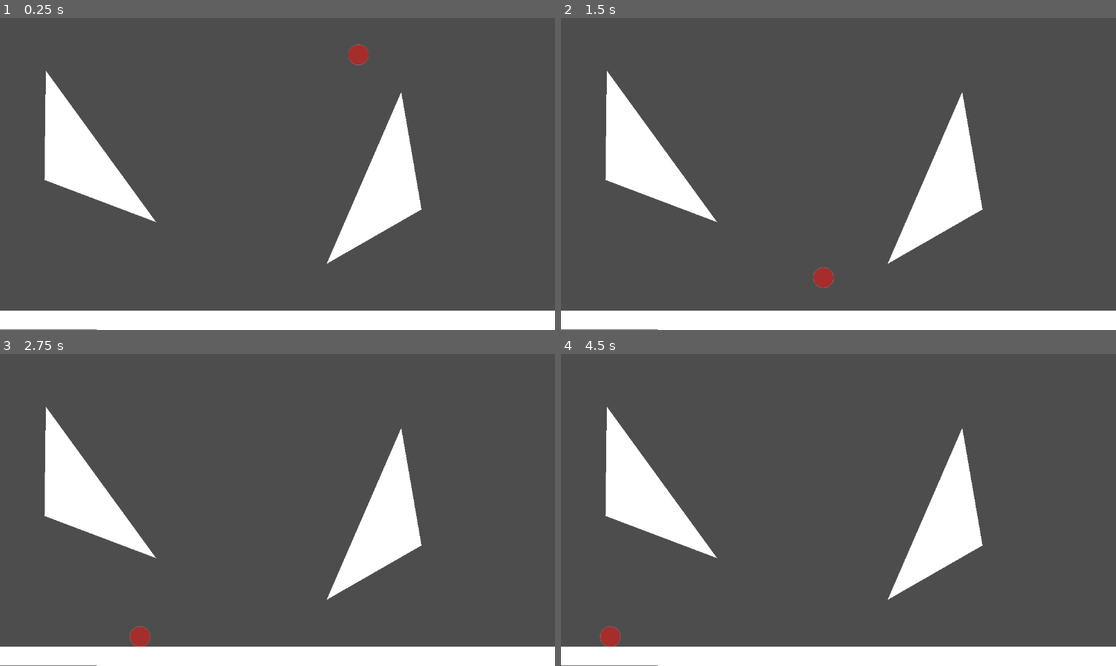
Above: before the commit, frames 1-4 (two rows, left to right).
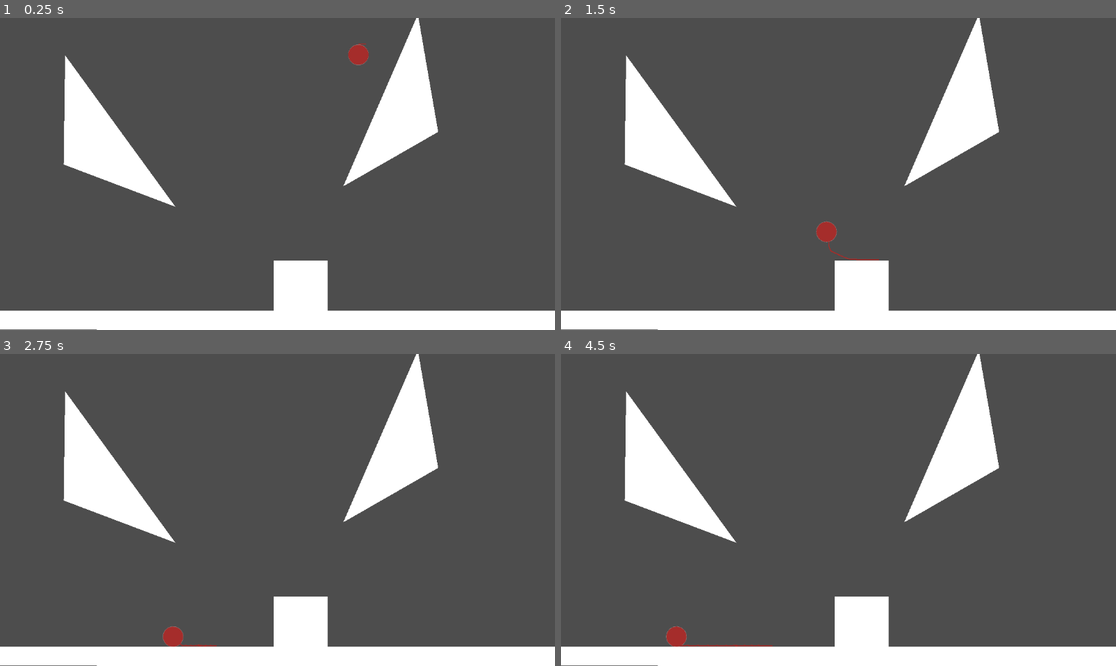
Above: after the commit, the same moments.

Repository: Musa-E/CS422---Group-Project
Game: Godot game, scene res://Yarn/TestYarnScene.tscn
Same seed, same stepped clock (60 frames per second), same inputs: the game is played once before the commit and once after it.
Inputs (mouse positions are in pixels of both pictures, inside the frame that each line leads up to):
- Up to frame 1 (0.25 s): no input
- Up to frame 2 (1.5 s): tap Enter (ui_accept) at 0.5, 0.77 s; move the mouse to (960, 158) at 0.52 s; hold Right (ui_right) from 0.53 s (still down); click (960, 158) at 0.67 s; move the mouse to (727, 189) at 1.27 s
- Up to frame 3 (2.75 s): tap Enter (ui_accept) at 1.52 s; move the mouse to (333, 441) at 2.02 s; release Right (ui_right) at 2.03 s; hold Left (ui_left) from 2.03 s (still down)
- Up to frame 4 (4.5 s): move the mouse to (810, 572) at 2.77 s; release Left (ui_left) at 2.78 s; hold Right (ui_right) 2.78-4.28 s; click (810, 572) at 2.92 s; tap Enter (ui_accept) at 3.02, 3.77 s; move the mouse to (1005, 556) at 3.52 s; move the mouse to (672, 463) at 4.27 s; hold Left (ui_left) from 4.28 s (still down)

The runs differ from the first frame. In frame 1, 12% of the frame differs, in the area x 8-79%, y 0-94%; in frame 2, 12%; in frame 3, 12%; in frame 4, 12%, in the area x 7-79%, y 0-94%.

Commit message:
Updated yarn to use softbody library instead with some tweaks

Diff:
--- /dev/null
+++ b/catandyarn/Yarn/RopeSegment.tscn
@@ -0,0 +1,230 @@
+[gd_scene load_steps=10 format=3 uid="uid://6uvprn8e6ydi"]
+
+[ext_resource type="Texture2D" uid="uid://clcf63l3u6nce" path="res://Yarn/rectangletext.png" id="1_a4hv1"]
+[ext_resource type="Script" path="res://addons/softbody2d/softbody2d.gd" id="2_co6v7"]
+[ext_resource type="PhysicsMaterial" uid="uid://chivuxajqnrq0" path="res://Yarn/YarnRopePhysMaterial.tres" id="3_oyien"]
+
+[sub_resource type="SkeletonModification2DLookAt" id="SkeletonModification2DLookAt_4ieec"]
+resource_local_to_scene = true
+bone_index = 0
+bone2d_node = NodePath("Bone-0")
+target_nodepath = NodePath("Bone-1")
+editor/draw_gizmo = false
+
+[sub_resource type="SkeletonModification2DLookAt" id="SkeletonModification2DLookAt_8wm3i"]
+resource_local_to_scene = true
+bone_index = 1
+bone2d_node = NodePath("Bone-1")
+target_nodepath = NodePath("Bone-2")
+editor/draw_gizmo = false
+
+[sub_resource type="SkeletonModification2DLookAt" id="SkeletonModification2DLookAt_mu2x7"]
+resource_local_to_scene = true
+bone_index = 2
+bone2d_node = NodePath("Bone-2")
+target_nodepath = NodePath("Bone-3")
+editor/draw_gizmo = false
+
+[sub_resource type="SkeletonModification2DLookAt" id="SkeletonModification2DLookAt_qaeog"]
+resource_local_to_scene = true
+bone_index = 3
+bone2d_node = NodePath("Bone-3")
+target_nodepath = NodePath("Bone-2")
+editor/draw_gizmo = false
+
+[sub_resource type="SkeletonModificationStack2D" id="SkeletonModificationStack2D_3hbvn"]
+resource_local_to_scene = true
+enabled = true
+modification_count = 4
+modifications/0 = SubResource("SkeletonModification2DLookAt_4ieec")
+modifications/1 = SubResource("SkeletonModification2DLookAt_8wm3i")
+modifications/2 = SubResource("SkeletonModification2DLookAt_mu2x7")
+modifications/3 = SubResource("SkeletonModification2DLookAt_qaeog")
+
+[sub_resource type="RectangleShape2D" id="RectangleShape2D_d5l47"]
+resource_local_to_scene = true
+size = Vector2(4, 4)
+
+[node name="SoftBody2D" type="Polygon2D"]
+color = Color(0.647059, 0.176471, 0.168627, 1)
+texture = ExtResource("1_a4hv1")
+skeleton = NodePath("Skeleton2D")
+polygon = PackedVector2Array(0, 2, 16, 2, 16, 0, 0, 0, 2.5, 2, 0, 2, 0, 0, 2.5, 0, 7.5, 2, 5, 2, 5, 0, 7.5, 0, 5, 2, 2.5, 2, 2.5, 0, 5, 0, 12.5, 2, 10, 2, 10, 0, 12.5, 0, 10, 2, 7.5, 2, 7.5, 0, 10, 0, 16, 2, 15, 2, 15, 0, 16, 0, 15, 2, 12.5, 2, 12.5, 0, 15, 0)
+polygons = [PackedInt32Array(7, 4, 5), PackedInt32Array(5, 6, 7), PackedInt32Array(11, 8, 9), PackedInt32Array(9, 10, 11), PackedInt32Array(15, 12, 13), PackedInt32Array(13, 14, 15), PackedInt32Array(19, 16, 17), PackedInt32Array(17, 18, 19), PackedInt32Array(23, 20, 21), PackedInt32Array(21, 22, 23), PackedInt32Array(27, 24, 25), PackedInt32Array(25, 26, 27), PackedInt32Array(31, 28, 29), PackedInt32Array(29, 30, 31)]
+bones = ["Bone-0", PackedFloat32Array(1, 0, 0, 1, 1, 1, 1, 1, 0, 0, 0, 0, 0, 1, 1, 0, 0, 0, 0, 0, 0, 0, 0, 0, 0, 0, 0, 0, 0, 0, 0, 0), "Bone-1", PackedFloat32Array(0, 0, 0, 0, 1, 0, 0, 1, 1, 1, 1, 1, 1, 1, 1, 1, 0, 0, 0, 0, 0, 1, 1, 0, 0, 0, 0, 0, 0, 0, 0, 0), "Bone-2", PackedFloat32Array(0, 0, 0, 0, 0, 0, 0, 0, 1, 0, 0, 1, 0, 0, 0, 0, 1, 1, 1, 1, 1, 1, 1, 1, 0, 0, 0, 0, 0, 1, 1, 0), "Bone-3", PackedFloat32Array(0, 1, 1, 0, 0, 0, 0, 0, 0, 0, 0, 0, 0, 0, 0, 0, 1, 0, 0, 1, 0, 0, 0, 0, 1, 1, 1, 1, 1, 1, 1, 1)]
+internal_vertex_count = 28
+script = ExtResource("2_co6v7")
+vertex_interval = 5
+min_area = 0.1
+radius = 4
+margin_offset_edge = 1.0
+mass = 0.01
+collision_layer = 4
+physics_material_override = ExtResource("3_oyien")
+
+[node name="Skeleton2D" type="Skeleton2D" parent="."]
+visible = false
+modification_stack = SubResource("SkeletonModificationStack2D_3hbvn")
+
+[node name="Bone-0" type="Bone2D" parent="Skeleton2D"]
+position = Vector2(2.25, 1)
+rest = Transform2D(1, 0, 0, 1, 2.25, 1)
+auto_calculate_length_and_angle = false
+length = 5.0
+bone_angle = 0.0
+metadata/vert_owned = [4, 5, 6, 7]
+metadata/idx = 0
+metadata/connected_nodes_paths = [NodePath("Bone-1")]
+metadata/connected_nodes_idx = [1]
+metadata/_local_pose_override_enabled_ = true
+
+[node name="Bone-1" type="Bone2D" parent="Skeleton2D"]
+position = Vector2(6, 1)
+rest = Transform2D(1, 0, 0, 1, 6, 1)
+auto_calculate_length_and_angle = false
+length = 5.0
+bone_angle = 0.0
+metadata/vert_owned = [8, 9, 10, 11, 12, 13, 14, 15]
+metadata/idx = 1
+metadata/connected_nodes_paths = [NodePath("Bone-0"), NodePath("Bone-2")]
+metadata/connected_nodes_idx = [0, 2]
+metadata/_local_pose_override_enabled_ = true
+
+[node name="Bone-2" type="Bone2D" parent="Skeleton2D"]
+position = Vector2(9, 1)
+rest = Transform2D(1, 0, 0, 1, 9, 1)
+auto_calculate_length_and_angle = false
+length = 5.0
+bone_angle = 0.0
+metadata/vert_owned = [16, 17, 18, 19, 20, 21, 22, 23]
+metadata/idx = 2
+metadata/connected_nodes_paths = [NodePath("Bone-1"), NodePath("Bone-3")]
+metadata/connected_nodes_idx = [1, 3]
+metadata/_local_pose_override_enabled_ = true
+
+[node name="Bone-3" type="Bone2D" parent="Skeleton2D"]
+position = Vector2(13.25, 1)
+rotation = -3.14159
+rest = Transform2D(-1, -8.74228e-08, 8.74228e-08, -1, 13.25, 1)
+auto_calculate_length_and_angle = false
+length = 5.0
+bone_angle = 0.0
+metadata/vert_owned = [24, 25, 26, 27, 28, 29, 30, 31]
+metadata/idx = 3
+metadata/connected_nodes_paths = [NodePath("Bone-2")]
+metadata/connected_nodes_idx = [2]
+metadata/_local_pose_override_enabled_ = true
+
+[node name="Bone-0" type="RigidBody2D" parent="."]
+position = Vector2(2.25, 1)
+collision_layer = 4
+mass = 0.01
+physics_material_override = ExtResource("3_oyien")
+metadata/idx = 0
+metadata/bone_name = &"Bone-0"
+
+[node name="RectangleShape2D" type="CollisionShape2D" parent="Bone-0"]
+visible = false
+shape = SubResource("RectangleShape2D_d5l47")
+
+[node name="RemoteTransform2D" type="RemoteTransform2D" parent="Bone-0"]
+visible = false
+remote_path = NodePath("../../Skeleton2D/Bone-0")
+update_rotation = false
+update_scale = false
+
+[node name="Joint2D-Bone-0-Bone-1" type="PinJoint2D" parent="Bone-0"]
+visible = false
+rotation = -1.5708
+node_a = NodePath("..")
+node_b = NodePath("../../Bone-1")
+softness = 60.0
+
+[node name="Bone-1" type="RigidBody2D" parent="."]
+position = Vector2(6, 1)
+collision_layer = 4
+mass = 0.01
+physics_material_override = ExtResource("3_oyien")
+metadata/idx = 1
+metadata/bone_name = &"Bone-1"
+
+[node name="RectangleShape2D" type="CollisionShape2D" parent="Bone-1"]
+visible = false
+shape = SubResource("RectangleShape2D_d5l47")
+
+[node name="RemoteTransform2D" type="RemoteTransform2D" parent="Bone-1"]
+visible = false
+remote_path = NodePath("../../Skeleton2D/Bone-1")
+update_rotation = false
+update_scale = false
+
+[node name="Joint2D-Bone-1-Bone-0" type="PinJoint2D" parent="Bone-1"]
+visible = false
+rotation = 1.5708
+node_a = NodePath("..")
+node_b = NodePath("../../Bone-0")
+softness = 60.0
+
+[node name="Joint2D-Bone-1-Bone-2" type="PinJoint2D" parent="Bone-1"]
+visible = false
+rotation = -1.5708
+node_a = NodePath("..")
+node_b = NodePath("../../Bone-2")
+softness = 60.0
+
+[node name="Bone-2" type="RigidBody2D" parent="."]
+position = Vector2(9, 1)
+collision_layer = 4
+mass = 0.01
+physics_material_override = ExtResource("3_oyien")
+metadata/idx = 2
+metadata/bone_name = &"Bone-2"
+
+[node name="RectangleShape2D" type="CollisionShape2D" parent="Bone-2"]
+visible = false
+shape = SubResource("RectangleShape2D_d5l47")
+
+[node name="RemoteTransform2D" type="RemoteTransform2D" parent="Bone-2"]
+visible = false
+remote_path = NodePath("../../Skeleton2D/Bone-2")
+update_rotation = false
+update_scale = false
+
+[node name="Joint2D-Bone-2-Bone-1" type="PinJoint2D" parent="Bone-2"]
+visible = false
+rotation = 1.5708
+node_a = NodePath("..")
+node_b = NodePath("../../Bone-1")
+softness = 60.0
+
+[node name="Joint2D-Bone-2-Bone-3" type="PinJoint2D" parent="Bone-2"]
+visible = false
+rotation = -1.5708
+node_a = NodePath("..")
+node_b = NodePath("../../Bone-3")
+softness = 60.0
+
+[node name="Bone-3" type="RigidBody2D" parent="."]
+position = Vector2(13.25, 1)
+collision_layer = 4
+mass = 0.01
+physics_material_override = ExtResource("3_oyien")
+metadata/idx = 3
+metadata/bone_name = &"Bone-3"
+
+[node name="RectangleShape2D" type="CollisionShape2D" parent="Bone-3"]
+visible = false
+shape = SubResource("RectangleShape2D_d5l47")
+
+[node name="RemoteTransform2D" type="RemoteTransform2D" parent="Bone-3"]
+visible = false
+remote_path = NodePath("../../Skeleton2D/Bone-3")
+update_rotation = false
+update_scale = false
+
+[node name="Joint2D-Bone-3-Bone-2" type="PinJoint2D" parent="Bone-3"]
+visible = false
+rotation = 1.5708
+node_a = NodePath("..")
+node_b = NodePath("../../Bone-2")
+softness = 60.0
--- a/catandyarn/Yarn/TestYarnScene.tscn
+++ b/catandyarn/Yarn/TestYarnScene.tscn
@@ -1,9 +1,12 @@
-[gd_scene load_steps=3 format=3 uid="uid://dvnqws00oiiv"]
+[gd_scene load_steps=4 format=3 uid="uid://dvnqws00oiiv"]
 
 [ext_resource type="PackedScene" uid="uid://bax30g2jqvhsw" path="res://Yarn/Yarn.tscn" id="1_6labo"]
 
 [sub_resource type="RectangleShape2D" id="RectangleShape2D_md0fi"]
 size = Vector2(1152.25, 40)
+
+[sub_resource type="RectangleShape2D" id="RectangleShape2D_1nmsi"]
+size = Vector2(112, 104)
 
 [node name="TestYarnScene" type="Node2D"]
 
@@ -13,7 +16,7 @@
 [node name="LevelGeometry" type="Node2D" parent="."]
 
 [node name="StaticBody2D" type="StaticBody2D" parent="LevelGeometry"]
-position = Vector2(-1.90735e-06, -7.62939e-06)
+position = Vector2(40, -32)
 metadata/_edit_lock_ = true
 
 [node name="CollisionPolygon2D" type="CollisionPolygon2D" parent="LevelGeometry/StaticBody2D"]
@@ -29,16 +32,14 @@
 metadata/_edit_lock_ = true
 
 [node name="StaticBody2D3" type="StaticBody2D" parent="LevelGeometry"]
-position = Vector2(632, 648)
+position = Vector2(728, 416)
 rotation = -2.10312
 
 [node name="CollisionPolygon2D" type="CollisionPolygon2D" parent="LevelGeometry/StaticBody2D3"]
-position = Vector2(30, 89)
 scale = Vector2(0.86758, 0.886719)
 polygon = PackedVector2Array(73.7684, 22.5551, 335.416, 374.414, 72.6158, 279.683)
 
 [node name="Polygon2D" type="Polygon2D" parent="LevelGeometry/StaticBody2D3"]
-position = Vector2(30, 89)
 scale = Vector2(0.86758, 0.886719)
 polygon = PackedVector2Array(75, 23, 338.874, 377.797, 72, 279)
 
@@ -56,3 +57,13 @@
 scale = Vector2(0.86758, 0.886719)
 polygon = PackedVector2Array(1401.6, 234.573, 1401.6, 279.683, 72, 279, 73.7684, 234.573)
 metadata/_edit_lock_ = true
+
+[node name="StaticBody2D4" type="StaticBody2D" parent="LevelGeometry"]
+position = Vector2(552, 536)
+
+[node name="CollisionShape2D" type="CollisionShape2D" parent="LevelGeometry/StaticBody2D4"]
+position = Vector2(72, 20)
+shape = SubResource("RectangleShape2D_1nmsi")
+
+[node name="Polygon2D" type="Polygon2D" parent="LevelGeometry/StaticBody2D4"]
+polygon = PackedVector2Array(16, -32, 128, -32, 128, 72, 16, 72)
--- a/catandyarn/Yarn/Yarn.tscn
+++ b/catandyarn/Yarn/Yarn.tscn
@@ -1,7 +1,8 @@
-[gd_scene load_steps=6 format=3 uid="uid://bax30g2jqvhsw"]
+[gd_scene load_steps=7 format=3 uid="uid://bax30g2jqvhsw"]
 
 [ext_resource type="Script" path="res://Yarn/yarn.gd" id="1_2qhvn"]
 [ext_resource type="PhysicsMaterial" uid="uid://br8tjtpp4pch2" path="res://Yarn/YarnPhysicsMaterialBase.tres" id="1_22b5o"]
+[ext_resource type="PackedScene" uid="uid://6uvprn8e6ydi" path="res://Yarn/RopeSegment.tscn" id="3_fcxrx"]
 
 [sub_resource type="CircleShape2D" id="CircleShape2D_ocehp"]
 radius = 21.0238
@@ -15,12 +16,17 @@
 fill = 1
 fill_from = Vector2(0.5, 0.5)
 
-[node name="YarnRoot" type="Node2D"]
+[node name="YarnRoot" type="Node2D" node_paths=PackedStringArray("joint_parent")]
+script = ExtResource("1_2qhvn")
+rope_segment_scene = ExtResource("3_fcxrx")
+rope_segment_length = 5.0
+rope_segment_height = 1.0
+joint_parent = NodePath("Joint")
 
 [node name="Yarn" type="RigidBody2D" parent="."]
+collision_layer = 2
+mass = 3.0
 physics_material_override = ExtResource("1_22b5o")
-script = ExtResource("1_2qhvn")
-rope_segment_length = 0.5
 metadata/_edit_lock_ = true
 
 [node name="CollisionShape2D" type="CollisionShape2D" parent="Yarn"]
@@ -31,18 +37,12 @@
 texture = SubResource("GradientTexture2D_nalxt")
 metadata/_edit_lock_ = true
 
-[node name="StringSegments" type="Node2D" parent="Yarn"]
-metadata/_edit_lock_ = true
-
-[node name="VelocityDirection" type="Node2D" parent="."]
-visible = false
-
-[node name="PinJoint2D" type="PinJoint2D" parent="VelocityDirection"]
-position = Vector2(20, 0)
-node_a = NodePath("../../Yarn")
-
 [node name="Joint" type="Node2D" parent="."]
 
 [node name="PinJoint2D" type="PinJoint2D" parent="Joint"]
 position = Vector2(-8.74228e-07, -20)
 node_a = NodePath("../../Yarn")
+node_b = NodePath("../SoftBody2D/Bone-0")
+
+[node name="SoftBody2D" parent="Joint" instance=ExtResource("3_fcxrx")]
+position = Vector2(0, -23)
--- /dev/null
+++ b/catandyarn/Yarn/YarnRopePhysMaterial.tres
@@ -0,0 +1,5 @@
+[gd_resource type="PhysicsMaterial" format=3 uid="uid://chivuxajqnrq0"]
+
+[resource]
+friction = 0.2
+absorbent = true
--- a/catandyarn/Yarn/yarn.gd
+++ b/catandyarn/Yarn/yarn.gd
@@ -1,53 +1,60 @@
-extends RigidBody2D
+extends Node2D
 
-# todo:: Help me
-@export_range(0, 2) var rope_segment_length: float
+@export var rope_segment_scene: PackedScene = null
+# todo:: Get rope working then adjust the
+@export var rope_segment_length: float
 @export_range(0, 1) var rope_segment_height: float
-@onready var collision_circle: CircleShape2D = $CollisionShape2D.shape
-@onready var joint: Node2D = $"../Joint"
-@onready var velocity_dir: Node2D = $"../VelocityDirection"
-@onready var string_segments := $StringSegments
-@onready var rope_segments: Array[RigidBody2D] = []
+@export var joint_parent: Node2D
+@onready var initial_rope_segment: SoftBody2D = $"Joint/SoftBody2D"
+@onready var initial_joint: PinJoint2D = $"Joint/PinJoint2D"
+@onready var rope_segments: Array[SoftBody2D] = []
 @onready var debug_segments: int = 0
+@onready var yarn_body_component: RigidBody2D = $"Yarn"
 
+var last_rotation = 0
 
-var last_rotation = Vector2.ZERO
+func _ready() -> void:
+	# set initial rope segment
+	rope_segments.append(initial_rope_segment)
+	initial_joint.node_a = yarn_body_component.get_path() # we are on the yarn
+	initial_joint.node_b = initial_rope_segment.get_node("Bone-0").get_path()
 
-func create_new_rope_segment(size: Vector2) -> RigidBody2D:
+func create_new_rope_segment() -> void:
 	# define the new box
-	var rope_segment := RigidBody2D.new()
-	#var rope_polygon :=
-	var rope_box := CollisionShape2D.new()
-	var shape := RectangleShape2D.new()
-	shape.size = size
-	rope_box.shape = shape
-	#rope_segment.add_child(rope_box)
-	return rope_segment
+	var rope_segment := rope_segment_scene.instantiate()
+	var next_pinjoint := PinJoint2D.new()
+	joint_parent.add_child(next_pinjoint)
+	joint_parent.add_child(rope_segment)
+	rope_segments.append(rope_segment)
+	next_pinjoint.global_position = rope_segments[-2].get_node("Bone-3").global_position
+	rope_segment.global_position = next_pinjoint.global_position
+	next_pinjoint.node_a = rope_segments[-2].get_node("Bone-3").get_path() # guaranteed to exist
+	next_pinjoint.node_b = rope_segments[-1].get_node("Bone-0").get_path()
+	rope_segments[-1].apply_impulse(rope_segments[-2].get_node("Bone-3").linear_velocity, rope_segments[-2].global_position)
 
 ## Process physics on the yarn. When this method is called, a new segment of
 ## string should be attached to a the yarn.
 func _physics_process(delta: float) -> void:
 	# PinJoint follows behind the yarn based on the velocity
-	var interp_location = linear_velocity.normalized()
-	var interp_angle = lerp_angle(joint.rotation, interp_location.angle() - PI/2, 0.5)
-	joint.rotation = interp_angle
-	joint.global_position = global_position
-
-	velocity_dir.rotation = linear_velocity.normalized().angle()
-	velocity_dir.global_position = global_position
+	# editors note: Turns out we don't really even need to do this anyway.
+	#var interp_location = yarn_body_component.linear_velocity.normalized()
+	#var interp_angle = lerp_angle(joint_parent.rotation, interp_location.angle() - PI/2, 0.5)
+	#joint.rotation = interp_angle
+	#joint.global_position = global_position
+	#
+	#velocity_dir.rotation = linear_velocity.normalized().angle()
+	#velocity_dir.global_position = global_position
 
 	# todo:: The math here is not exactly what I'm looking for, the segments are
 	#        too small / there are not enough segments being created for how fast
 	#        the ball is rolling
-	var angle = transform.x.normalized().angle_to(last_rotation.normalized())
-	var arc_len = angle * 2 * PI * collision_circle.radius
-	var createNewSegment = (arc_len >= rope_segment_length)
+	var angle = yarn_body_component.rotation
+	var arc_len = abs((angle - last_rotation)) * 2 * PI
+	print(angle - last_rotation)
+	var createNewSegment = (arc_len >= rope_segment_length * 2)
 
 	if createNewSegment:
 		debug_segments += 1
 		print("Created new rope segment ", debug_segments)
-		last_rotation = transform.x.normalized()
-		var new_joint := PinJoint2D.new()
-		var segment = create_new_rope_segment(Vector2(rope_segment_length, rope_segment_height))
-		#string_segments.add_child(segment)
-		#rope_segments.append(segment)
+		last_rotation = yarn_body_component.rotation
+		create_new_rope_segment()
--- a/catandyarn/project.godot
+++ b/catandyarn/project.godot
@@ -15,6 +15,16 @@
 config/features=PackedStringArray("4.3", "GL Compatibility")
 config/icon="res://icon.svg"
 
+[editor_plugins]
+
+enabled=PackedStringArray("res://addons/softbody2d/plugin.cfg")
+
+[layer_names]
+
+2d_physics/layer_1="ground"
+2d_physics/layer_2="yarn"
+2d_physics/layer_3="rope"
+
 [rendering]
 
 renderer/rendering_method="gl_compatibility"
Binary file added: catandyarn/Yarn/rectangletext.png
Not shown, added: catandyarn/Yarn/rectangletext.png.import
